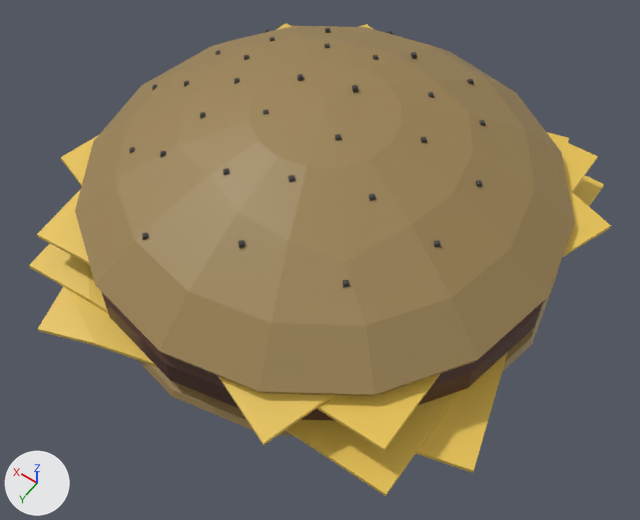
The FBX model Assets/Objects/Models/Burger.fbx: old version first, new version second.
Camera for both pictures: a camera (50 mm lens) standing at (-0.504, 0.26, 1.245) and looking at (-0.031, -0.401, 0.206). Lighting does not change. The marker at lower left points along +X, +Y and +Z. Where no turn or scale is listed for an object, it has been applied to the vertices.

Objects in the first picture: 'Burg1', 'Burg2', 'Burg3'.
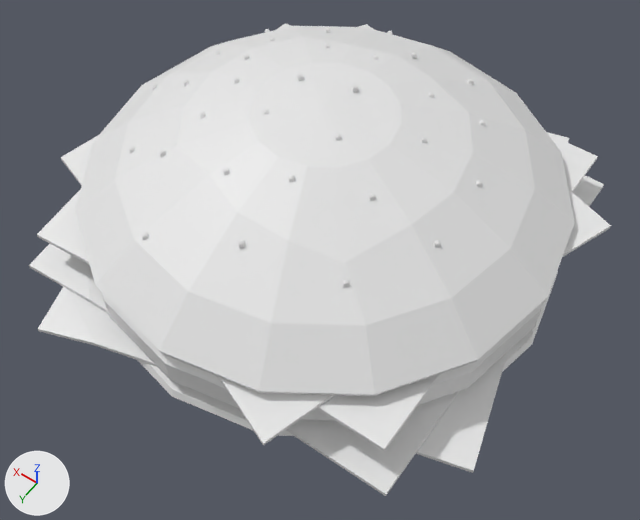
Commit message: Burger material added

Location of each change, (x1, y1, x2, y2) in pixels of the pictures (640 x 520 px):
part 1 of me_plane_006, recoloured (yellow to white)
    both: (29, 136, 489, 496)
part 2 of me_plane_006, recoloured (brown to white)
    both: (102, 293, 472, 420)
part 3 of me_plane_006, recoloured (brown to white)
    both: (75, 122, 478, 436)
part 4 of me_plane_006, recoloured
    both: (129, 147, 350, 287)
part 5 of me_plane_005, recoloured (yellow to white)
    both: (276, 24, 611, 257)
part 6 of me_plane_005, recoloured (brown to white)
    both: (227, 26, 575, 223)
part 7 of me_plane_005, recoloured
    both: (265, 28, 486, 126)
part 8 of me_sphere_050, recoloured (yellow to white)
    both: (457, 352, 508, 416)
part 9 of me_sphere_050, recoloured (brown to white)
    both: (468, 302, 543, 387)
part 10 of me_sphere_050, recoloured (brown to white)
    both: (94, 36, 574, 372)
part 11 of me_sphere_050, recoloured
    both: (152, 37, 482, 247)

The change, as a diff of the scene's bpy script:
```diff
--- a/Assets/Objects/Models/Burger.fbx.py
+++ b/Assets/Objects/Models/Burger.fbx.py
@@ mat_burger @@
+mat_burger = principled_material('Burger')
+mat_burger.base_color = (0.8, 0.8, 0.8)  # white #e7e7e7
@@ me_plane_005 @@
 me_plane_005.from_pydata(...)  # 242 vertices, 258 faces; spans x -0.385..0.367, y -0.172..0.148, z -0.213..0.121
 # used by ob_burg3; location = (0.017, -0.669, 0.299)
-me_plane_005.materials.append(mat_meat)  # brown #523024
+# me_plane_005 part 5: all 60 faces that had it switch from mat_cheeseb (yellow #e7c253) to mat_burger (white #e7e7e7)
+# me_plane_005 part 6: all 64 faces that had it switch from mat_bulko (brown #9c8354) to mat_burger (white #e7e7e7)
+# me_plane_005 part 7: all 96 faces that had it switch from mat_seed (black #3d3d3d) to mat_burger (white #e7e7e7)
@@ me_sphere_050 @@
 me_sphere_050.from_pydata(...)  # 512 vertices, 564 faces; spans x -0.392..0.328, y -0.207..0.193, z -0.287..0.112
 # used by ob_burg2; location = (0.029, -0.464, 0.344)
+# me_sphere_050 part 8: all 48 faces that had it switch from mat_cheeseb (yellow #e7c253) to mat_burger (white #e7e7e7)
+# me_sphere_050 part 9: all 52 faces that had it switch from mat_meat (brown #523024) to mat_burger (white #e7e7e7)
+# me_sphere_050 part 10: all 144 faces that had it switch from mat_bulko (brown #9c8354) to mat_burger (white #e7e7e7)
+# me_sphere_050 part 11: all 320 faces that had it switch from mat_seed (black #3d3d3d) to mat_burger (white #e7e7e7)
@@ me_plane_006 @@
 me_plane_006.from_pydata(...)  # 244 vertices, 227 faces; spans x -0.415..0.337, y -0.124..0.177, z -0.203..0.127
 # used by ob_burg1; location = (0.031, -0.25, 0.292)
+# me_plane_006 part 1: all 69 faces that had it switch from mat_cheeseb (yellow #e7c253) to mat_burger (white #e7e7e7)
+# me_plane_006 part 2: all 30 faces that had it switch from mat_meat (brown #523024) to mat_burger (white #e7e7e7)
+# me_plane_006 part 3: all 48 faces that had it switch from mat_bulko (brown #9c8354) to mat_burger (white #e7e7e7)
+# me_plane_006 part 4: all 80 faces that had it switch from mat_seed (black #3d3d3d) to mat_burger (white #e7e7e7)
```
